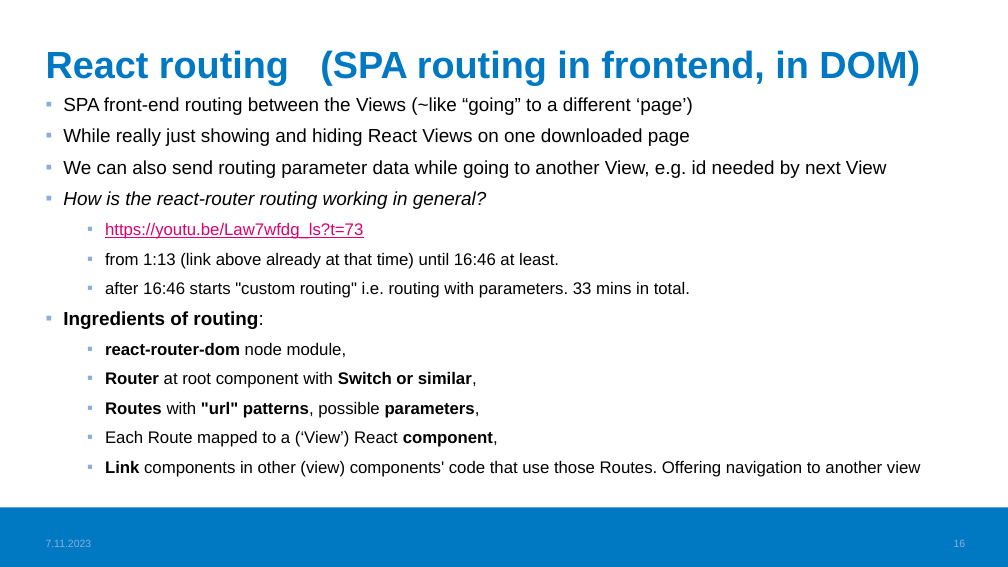
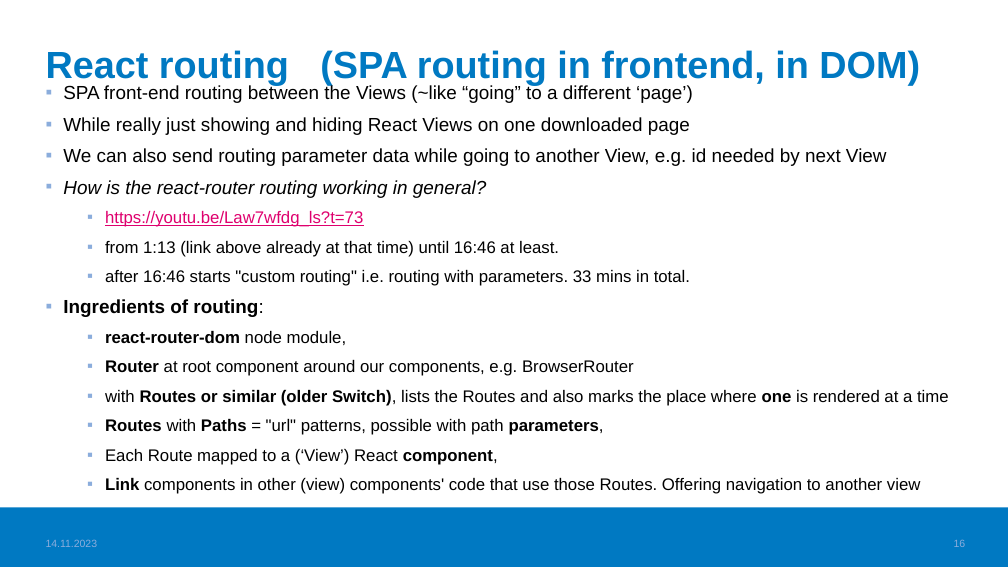
Before and after one commit to valju/docs_frontend_design, a slide deck: slide 16 of FrontendStuff_ForExam.pptx. Drawn at 1008x567 pixels with LibreOffice and Linux fonts; fonts in the diff are those of the drawing; background and template pictures are left out. Boxes give left, top, right and bottom in pixels: in the first picture for what was removed or moved away, otherwise in the second. Text is boxed around its words. In the diff, an @@ line names an element or a change of style, - is before the commit and + after.

Commit message:
Updates for Frontend exam fall 2023

```diff
--- a/FrontendStuff_ForExam.pptx
+++ b/FrontendStuff_ForExam.pptx
@@ text "SPA front-end routing between the ...": place and size @@
-text "SPA front-end routing between the ..." at (63,97,921,477)
+text "SPA front-end routing between the ..." at (63,84,949,494)
@@ text at (105,360,949,435): text changed; bold off @@
-  ▪ Router at root component with Switch or similar,
-  ▪ Routes with "url" patterns, possible parameters,
+  ▪ Router at root component around our components, e.g. BrowserRouter
+  ▪ with Routes or similar (older Switch), lists the Routes and also marks the place where one is rendered at a time
+  ▪ Routes with Paths = "url" patterns, possible with path parameters,
@@ text at (46,539,98,547): text changed @@
-7.11.2023
+14.11.2023
```
Also in this commit, not shown: 19 other slides changed, 11 other files.
